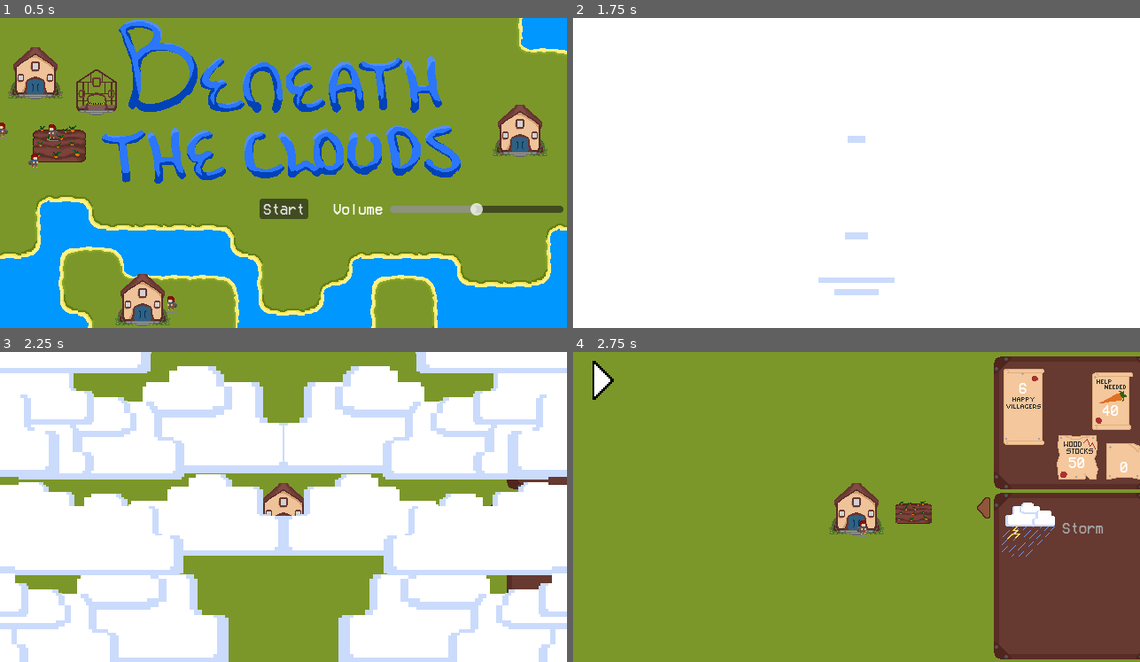
Above: before the commit, frames 1-4 (two rows, left to right).
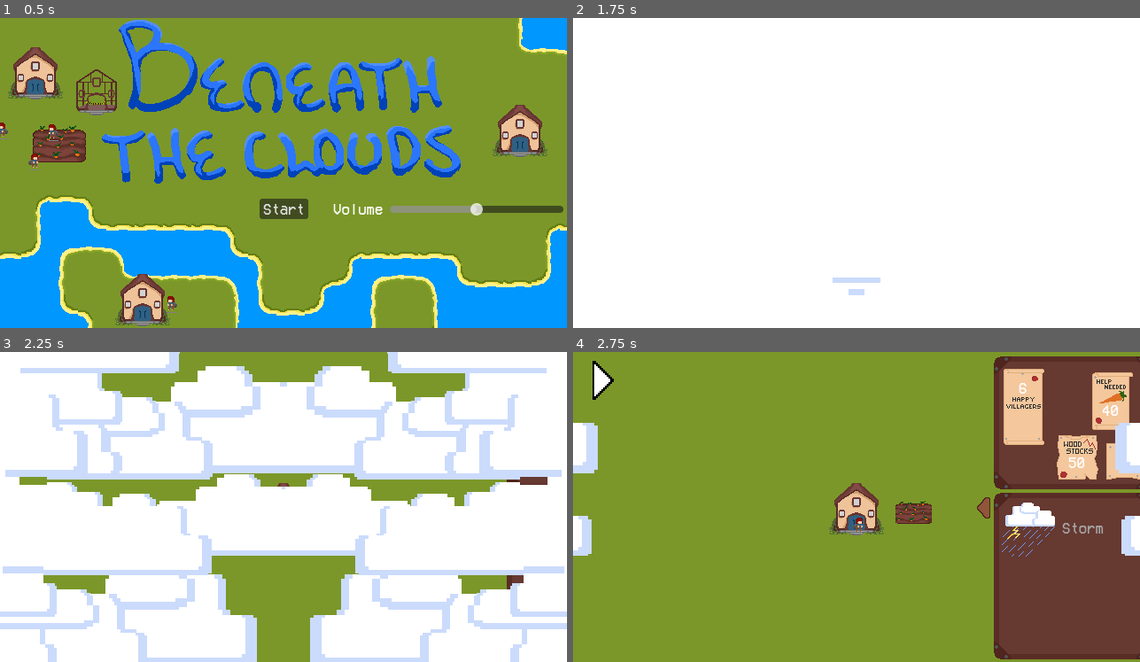
Above: after the commit, the same moments.

Repository: Resben/village-mayhem
Game: Godot game, scene res://scenes/ui/controller.tscn
Same seed, same stepped clock (60 frames per second), same inputs: the game is played once before the commit and once after it. Sound files missing from this copy of the repository are replaced by a short silence.
Inputs (mouse positions are in pixels of both pictures, inside the frame that each line leads up to):
- Up to frame 1 (0.5 s): no input
- Up to frame 2 (1.75 s): click "Start" at 0.5 s; click "Start" at 1.25 s
- Up to frame 3 (2.25 s): click (561, 507) at 2 s
- Up to frame 4 (2.75 s): no input

Frame 1 is identical in both runs. In frame 2, 0.4% of the frame differs, in the area x 43-57%, y 38-90%; in frame 3, 25%, in the area x 0-100%, y 0-100%; in frame 4, 2.3%.

Commit message:
[Feature] await generation transition

Diff:
--- a/scenes/global.tscn
+++ b/scenes/global.tscn
@@ -4,13 +4,3 @@
 
 [node name="Global" type="Node"]
 script = ExtResource("1_xueuv")
-
-[node name="BGM" type="AudioStreamPlayer2D" parent="."]
-
-[node name="SFX" type="AudioStreamPlayer2D" parent="."]
-
-[node name="DisasterTimer" type="Timer" parent="."]
-wait_time = 9.0
-one_shot = true
-
-[connection signal="timeout" from="DisasterTimer" to="." method="_on_disaster_timer_timeout"]
--- a/scenes/ui/controller.gd
+++ b/scenes/ui/controller.gd
@@ -4,6 +4,8 @@
 enum { MENU, PAUSED, GAME }
 
 var state = MENU
+
+@export var main : PackedScene
 
 var current_bgm = "peaceful"
 var bgm_volume = 0.5
@@ -52,6 +54,8 @@
 	$TransitionPlayer.play_transition(to_game_callback)
 
 func to_game_callback():
+	var next = main.instantiate()
+	get_node("/root/").add_child(next)
 	$Startup.visible = false
 	$Startup.mouse_filter = Control.MOUSE_FILTER_IGNORE
 	$HUD.visible = true
@@ -108,3 +112,6 @@
 func _on_h_slider_value_changed(value):
 	bgm_volume = value
 	$BGM.volume_db = linear_to_db(value)
+
+func _on_button_pressed():
+	switch_to_game()
--- a/scenes/ui/controller.tscn
+++ b/scenes/ui/controller.tscn
@@ -1,7 +1,6 @@
-[gd_scene load_steps=33 format=3 uid="uid://di5rphm7njuh8"]
+[gd_scene load_steps=34 format=3 uid="uid://di5rphm7njuh8"]
 
 [ext_resource type="Script" path="res://scenes/ui/controller.gd" id="1_0b8cs"]
-[ext_resource type="Script" path="res://scenes/ui/startup.gd" id="2_3b7cw"]
 [ext_resource type="Theme" uid="uid://cbh8r1lpvqme5" path="res://resources/main_theme.tres" id="2_o4um2"]
 [ext_resource type="PackedScene" uid="uid://ds0lpe8titpqh" path="res://scenes/level/main.tscn" id="3_fdg15"]
 [ext_resource type="Script" path="res://scenes/ui/transition_player.gd" id="4_uiov0"]
@@ -149,6 +148,78 @@
 
 [sub_resource type="Animation" id="Animation_5848y"]
 resource_name = "transition"
+length = 1.2
+step = 0.025
+tracks/0/type = "method"
+tracks/0/imported = false
+tracks/0/enabled = true
+tracks/0/path = NodePath("..")
+tracks/0/interp = 1
+tracks/0/loop_wrap = true
+tracks/0/keys = {
+"times": PackedFloat32Array(1.1),
+"transitions": PackedFloat32Array(1),
+"values": [{
+"args": [],
+"method": &"play_callback"
+}]
+}
+tracks/1/type = "value"
+tracks/1/imported = false
+tracks/1/enabled = true
+tracks/1/path = NodePath("../Sprite2D2:frame")
+tracks/1/interp = 1
+tracks/1/loop_wrap = true
+tracks/1/keys = {
+"times": PackedFloat32Array(0, 0.025, 0.05, 0.075, 0.1, 0.125, 0.15, 0.175, 0.2, 0.225, 0.25, 0.275, 0.3, 0.325, 0.35, 0.375, 0.4, 0.425, 0.45, 0.475, 0.5, 0.525, 0.55, 0.575, 0.6, 0.625, 0.65, 0.675, 0.7, 0.725, 0.75, 0.775, 0.8, 0.825, 0.85, 0.875, 0.9, 0.925, 0.95, 0.975, 1, 1.025, 1.05, 1.075),
+"transitions": PackedFloat32Array(1, 1, 1, 1, 1, 1, 1, 1, 1, 1, 1, 1, 1, 1, 1, 1, 1, 1, 1, 1, 1, 1, 1, 1, 1, 1, 1, 1, 1, 1, 1, 1, 1, 1, 1, 1, 1, 1, 1, 1, 1, 1, 1, 1),
+"update": 1,
+"values": [0, 1, 2, 3, 4, 5, 6, 7, 8, 9, 10, 11, 12, 13, 14, 15, 16, 17, 18, 19, 20, 21, 22, 23, 24, 25, 26, 27, 28, 29, 30, 31, 32, 33, 34, 35, 36, 37, 38, 39, 40, 41, 42, 43]
+}
+tracks/2/type = "value"
+tracks/2/imported = false
+tracks/2/enabled = true
+tracks/2/path = NodePath("../Sprite2D:frame")
+tracks/2/interp = 1
+tracks/2/loop_wrap = true
+tracks/2/keys = {
+"times": PackedFloat32Array(0, 0.025, 0.05, 0.075, 0.1, 0.125, 0.15, 0.175, 0.2, 0.225, 0.25, 0.275, 0.3, 0.325, 0.35, 0.375, 0.4, 0.425, 0.45, 0.475, 0.5, 0.525, 0.55, 0.575, 0.6, 0.625, 0.65, 0.675, 0.7, 0.725, 0.75, 0.775, 0.8, 0.825, 0.85, 0.875, 0.9, 0.925, 0.95, 0.975, 1, 1.025, 1.05, 1.075),
+"transitions": PackedFloat32Array(1, 1, 1, 1, 1, 1, 1, 1, 1, 1, 1, 1, 1, 1, 1, 1, 1, 1, 1, 1, 1, 1, 1, 1, 1, 1, 1, 1, 1, 1, 1, 1, 1, 1, 1, 1, 1, 1, 1, 1, 1, 1, 1, 1),
+"update": 1,
+"values": [0, 1, 2, 3, 4, 5, 6, 7, 8, 9, 10, 11, 12, 13, 14, 15, 16, 17, 18, 19, 20, 21, 22, 23, 24, 25, 26, 27, 28, 29, 30, 31, 32, 33, 34, 35, 36, 37, 38, 39, 40, 41, 42, 43]
+}
+
+[sub_resource type="Animation" id="Animation_7y6kx"]
+resource_name = "transition_pt2"
+length = 1.1
+step = 0.025
+tracks/0/type = "value"
+tracks/0/imported = false
+tracks/0/enabled = true
+tracks/0/path = NodePath("../Sprite2D2:frame")
+tracks/0/interp = 1
+tracks/0/loop_wrap = true
+tracks/0/keys = {
+"times": PackedFloat32Array(0, 0.025, 0.05, 0.075, 0.1, 0.125, 0.15, 0.175, 0.2, 0.225, 0.25, 0.275, 0.3, 0.325, 0.35, 0.375, 0.4, 0.425, 0.45, 0.475, 0.5, 0.525, 0.55, 0.575, 0.6, 0.625, 0.65, 0.675, 0.7, 0.725, 0.75, 0.775, 0.8, 0.825, 0.85, 0.875, 0.9, 0.925, 0.95, 0.975, 1, 1.025, 1.05, 1.075),
+"transitions": PackedFloat32Array(1, 1, 1, 1, 1, 1, 1, 1, 1, 1, 1, 1, 1, 1, 1, 1, 1, 1, 1, 1, 1, 1, 1, 1, 1, 1, 1, 1, 1, 1, 1, 1, 1, 1, 1, 1, 1, 1, 1, 1, 1, 1, 1, 1),
+"update": 1,
+"values": [43, 42, 41, 40, 39, 38, 37, 36, 35, 34, 33, 32, 31, 30, 29, 28, 27, 26, 25, 24, 23, 22, 21, 20, 19, 18, 17, 16, 15, 14, 13, 12, 11, 10, 9, 8, 7, 6, 5, 4, 3, 2, 1, 0]
+}
+tracks/1/type = "value"
+tracks/1/imported = false
+tracks/1/enabled = true
+tracks/1/path = NodePath("../Sprite2D:frame")
+tracks/1/interp = 1
+tracks/1/loop_wrap = true
+tracks/1/keys = {
+"times": PackedFloat32Array(0, 0.025, 0.05, 0.075, 0.1, 0.125, 0.15, 0.175, 0.2, 0.225, 0.25, 0.275, 0.3, 0.325, 0.35, 0.375, 0.4, 0.425, 0.45, 0.475, 0.5, 0.525, 0.55, 0.575, 0.6, 0.625, 0.65, 0.675, 0.7, 0.725, 0.75, 0.775, 0.8, 0.825, 0.85, 0.875, 0.9, 0.925, 0.95, 0.975, 1, 1.025, 1.05, 1.075),
+"transitions": PackedFloat32Array(1, 1, 1, 1, 1, 1, 1, 1, 1, 1, 1, 1, 1, 1, 1, 1, 1, 1, 1, 1, 1, 1, 1, 1, 1, 1, 1, 1, 1, 1, 1, 1, 1, 1, 1, 1, 1, 1, 1, 1, 1, 1, 1, 1),
+"update": 1,
+"values": [43, 42, 41, 40, 39, 38, 37, 36, 35, 34, 33, 32, 31, 30, 29, 28, 27, 26, 25, 24, 23, 22, 21, 20, 19, 18, 17, 16, 15, 14, 13, 12, 11, 10, 9, 8, 7, 6, 5, 4, 3, 2, 1, 0]
+}
+
+[sub_resource type="Animation" id="Animation_6xfwu"]
+resource_name = "save"
 length = 2.2
 step = 0.025
 tracks/0/type = "method"
@@ -158,7 +229,7 @@
 tracks/0/interp = 1
 tracks/0/loop_wrap = true
 tracks/0/keys = {
-"times": PackedFloat32Array(1),
+"times": PackedFloat32Array(1.025),
 "transitions": PackedFloat32Array(1),
 "values": [{
 "args": [],
@@ -193,12 +264,15 @@
 [sub_resource type="AnimationLibrary" id="AnimationLibrary_68ryo"]
 _data = {
 "RESET": SubResource("Animation_wytby"),
-"transition": SubResource("Animation_5848y")
+"save": SubResource("Animation_6xfwu"),
+"transition": SubResource("Animation_5848y"),
+"transition_pt2": SubResource("Animation_7y6kx")
 }
 
 [node name="Controller" type="CanvasLayer"]
 process_mode = 3
 script = ExtResource("1_0b8cs")
+main = ExtResource("3_fdg15")
 
 [node name="Startup" type="Control" parent="."]
 layout_mode = 3
@@ -208,8 +282,6 @@
 grow_horizontal = 2
 grow_vertical = 2
 theme = ExtResource("2_o4um2")
-script = ExtResource("2_3b7cw")
-main = ExtResource("3_fdg15")
 
 [node name="WorldTileMap" type="TileMap" parent="Startup" node_paths=PackedStringArray("display_map")]
 texture_filter = 1
@@ -324,8 +396,7 @@
 anchors_preset = 1
 anchor_left = 1.0
 anchor_right = 1.0
-offset_left = 640.0
-offset_right = 824.0
+offset_right = 184.0
 offset_bottom = 350.0
 grow_horizontal = 0
 
@@ -593,7 +664,7 @@
 wait_time = 9.0
 one_shot = true
 
-[connection signal="pressed" from="Startup/Button" to="Startup" method="_on_button_pressed"]
+[connection signal="pressed" from="Startup/Button" to="." method="_on_button_pressed"]
 [connection signal="value_changed" from="Startup/HSlider" to="." method="_on_h_slider_value_changed"]
 [connection signal="pressed" from="HUD/Control/TextureButton" to="HUD" method="_on_show_ui_pressed"]
 [connection signal="item_clicked" from="HUD/Control/TextureRect2/ItemList" to="HUD" method="_on_item_clicked"]
--- a/scenes/ui/startup.gd
+++ /dev/null
@@ -1,9 +0,0 @@
-extends Control
-
-@export var main : PackedScene
-
-func _on_button_pressed():
-	if get_parent().state == Controller.MENU:
-		var next = main.instantiate()
-		get_node("/root/").add_child(next)
-		get_parent().switch_to_game()
--- a/scenes/ui/transition_player.gd
+++ b/scenes/ui/transition_player.gd
@@ -7,4 +7,5 @@
 	$AnimationPlayer.play("transition")
 
 func play_callback():
-	next_callback.call()
+	await next_callback.call()
+	$AnimationPlayer.play("transition_pt2")
